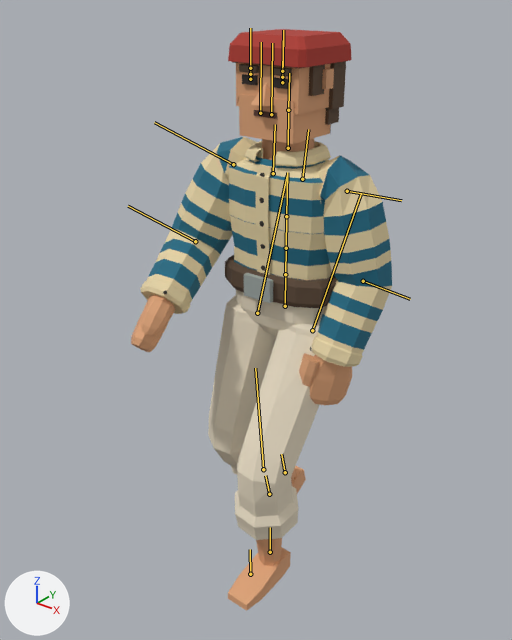
What one commit did to the glTF model public/assets/animations/walk-backwards.glb.
Rendered twice from a camera (50 mm lens) standing at (1.025, -1.574, 1.76) and looking at (-0.139, -0.12, 0.859). Every picture has the same lights, and +X, +Y and +Z are marked at lower left. The picture after the commit comes second. Both versions are drawn at frame 12 of the action 'WalkBackwards'; the numbers are the values there. The bones that change, and the others that lie on the model, are drawn over the model as lines.

Objects in the first picture: 'Mesh_0', 'attach-belt-mesh', 'attach-bottom-mesh', 'attach-hair-mesh', 'attach-hat-mesh', 'attach-top-mesh'.
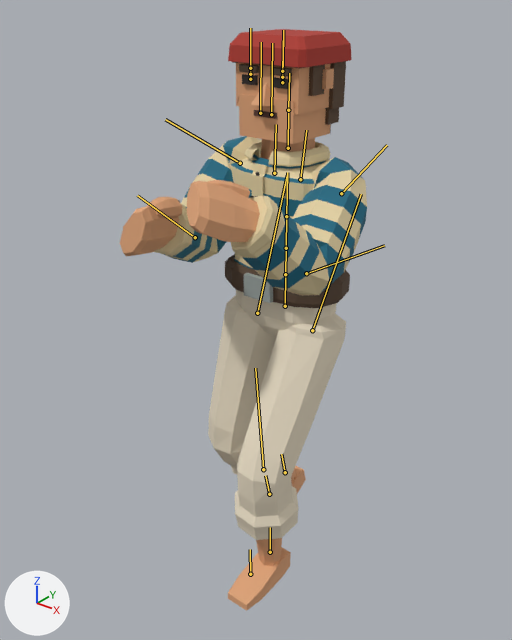
The edits, one by one:
Bone 'Spine' (bone_spine) turns from (2, 2, -2) to (2, -1, -2) degrees about its own x, y and z.
Bone 'Spine1' (bone_spine1) turns from (0, 0, 0) to (0, -3, 0) degrees about its own x, y and z.
Bone 'Spine2' (bone_spine2) turns from (0, 0, 0) to (0, -3, 0) degrees about its own x, y and z.
Bone 'Neck' (bone_neck) turns from (0, -1, 0) to (0, 3, 0) degrees about its own x, y and z.
Bone 'Head' (bone_head) turns from (0, 0, 0) to (0, 4, 0) degrees about its own x, y and z.
Bone 'LeftArm' (bone_leftarm) turns from (35, 2, -71) to (34, -52, -69) degrees about its own x, y and z.
Bone 'LeftForeArm' (bone_leftforearm) turns from (0, -36, 0) to (-69, -61, 84) degrees about its own x, y and z.
Bone 'RightArm' (bone_rightarm) turns from (24, 21, 72) to (31, 42, 86) degrees about its own x, y and z.
Bone 'RightForeArm' (bone_rightforearm) turns from (0, 42, 0) to (-44, 74, -50) degrees about its own x, y and z.

Boxes [x1, y1, x2, y2] around the edits, measured in the pictures (512 x 640 px):
'attach-top-mesh', posed (15% narrower, 30% shorter)
    before: [140, 137, 392, 367]
    after: [154, 136, 367, 296]
'Mesh_0', posed
    before: [131, 63, 352, 611]
    after: [120, 63, 334, 611]
bone 'LeftArm', root to tip
    before: (347, 191) to (401, 200)
    after: (341, 193) to (387, 145)
bone 'LeftForeArm', root to tip
    before: (363, 281) to (410, 299)
    after: (306, 273) to (384, 245)
bone 'RightArm', root to tip
    before: (233, 164) to (154, 122)
    after: (240, 163) to (165, 119)
bone 'RightForeArm', root to tip
    before: (195, 241) to (128, 206)
    after: (195, 237) to (137, 195)
